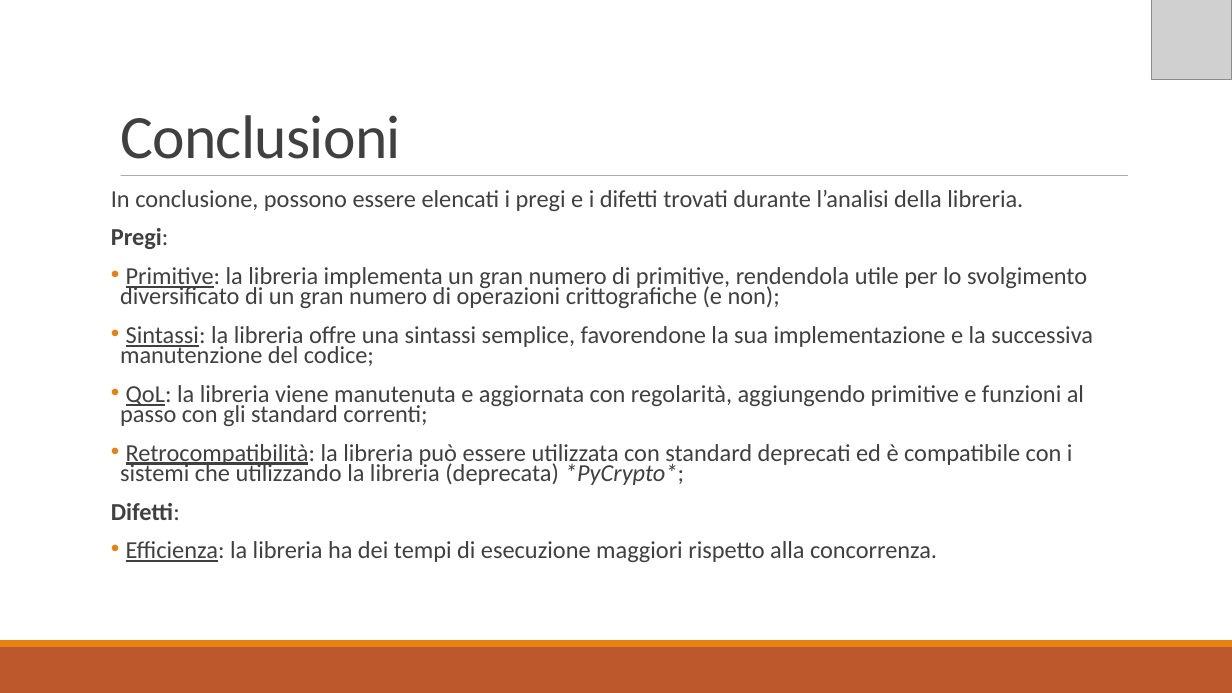
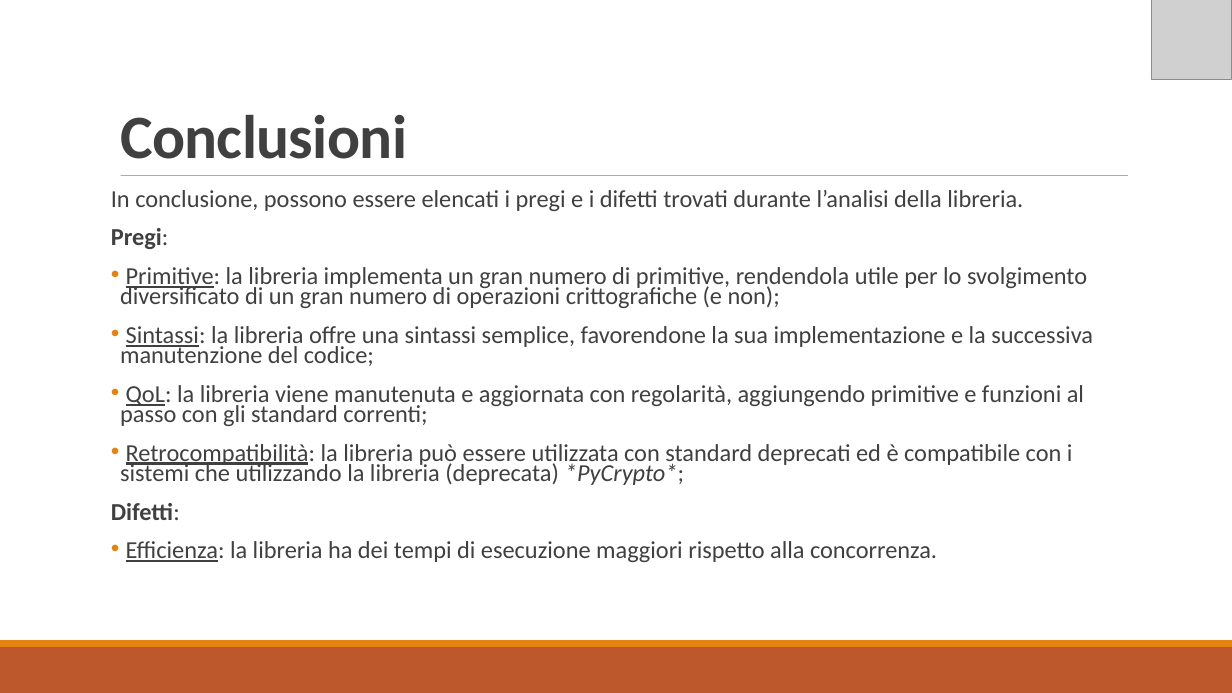
Before and after one commit to MickTK/ElaboratoFinale, a slide deck: slide 9 of Presentazione/Presentazione.odp (slide 16 before the commit). Drawn at 1232x693 pixels with LibreOffice and Linux fonts; fonts in the diff are those of the drawing; grey boxes stand for pictures. Boxes give left, top, right and bottom in pixels: in the first picture for what was removed or moved away, otherwise in the second. Text is boxed around its words. In the diff, an @@ line names an element or a change of style, - is before the commit and + after.

```diff
--- a/Presentazione/Presentazione.odp
+++ b/Presentazione/Presentazione.odp
@@ title "Conclusioni" at (120, 115, 407, 159): bold on @@
```
Also in this commit, not shown: 8 other slides changed, 1 slide added, 7 slides removed, 7 other files.
